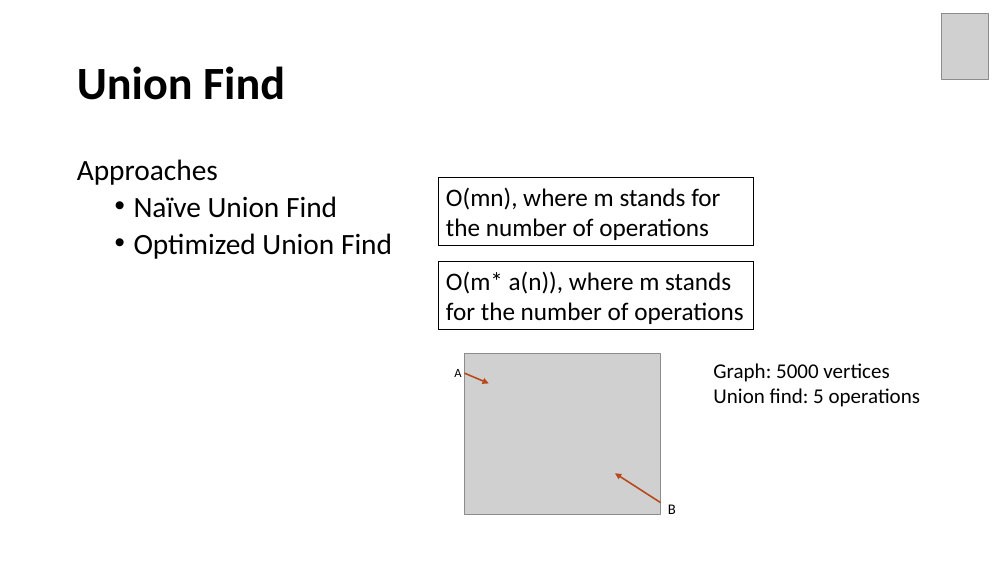
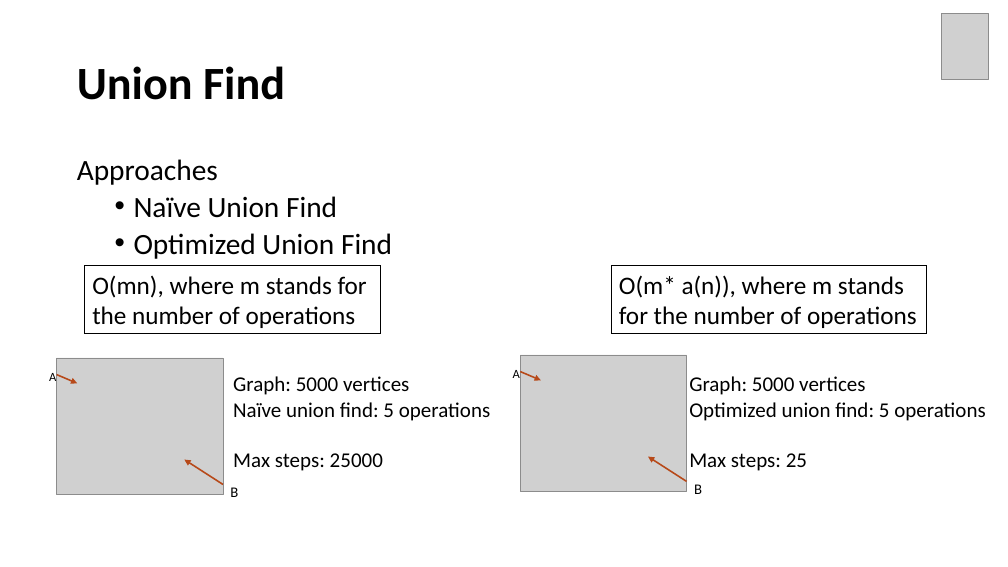
Before and after one commit to Neo-Hao/union-find, a slide deck: slide 74 of slides.pptx (slide 78 before the commit). Drawn at 1008x567 pixels with LibreOffice and Linux fonts; fonts in the diff are those of the drawing; grey boxes stand for pictures. Boxes give left, top, right and bottom in pixels: in the first picture for what was removed or moved away, otherwise in the second. Text is boxed around its words. In the diff, an @@ line names an element or a change of style, - is before the commit and + after.

```diff
--- a/slides.pptx
+++ b/slides.pptx
@@ rectangle "O(mn), where m stands for ...": place and size @@
-rectangle "O(mn), where m stands for ..." at (439,177,754,246)
+rectangle "O(mn), where m stands for ..." at (85,265,380,334)
@@ rectangle "O(m* a(n)), where m stands ...": place and size @@
-rectangle "O(m* a(n)), where m stands ..." at (439,262,754,330)
+rectangle "O(m* a(n)), where m stands ..." at (612,265,927,334)
@@ picture: place and size @@
-picture at (464,354,660,515)
+picture at (520,355,687,492)
@@ text added at (233,376,490,471), 20 pt, text #000000 @@
+Graph: 5000 vertices
+Naïve union find: 5 operations
+Max steps: 25000
@@ text "A": place and size @@
-text "A" at (454,369,461,377)
+text "A" at (513,370,520,378)
@@ arrow moved from (464, 374) - (489, 383) to (520, 372) - (541, 380) @@
@@ text "Graph: 5000 vertices": place and size @@
-text "Graph: 5000 vertices" at (713,363,920,407)
+text "Graph: 5000 vertices" at (689,376,985,471)
@@ text at (689,402,985,471): text changed @@
-Union find: 5 operations
+Optimized union find: 5 operations
+Max steps: 25
@@ group added at (49,358,238,497): 2 texts, 2 arrows, 1 picture @@
+A
+B
@@ arrow moved from (661, 503) - (616, 473) to (687, 482) - (648, 457) @@
@@ text "B": place and size @@
-text "B" at (668,504,676,514)
+text "B" at (694,484,702,494)
```
Also in this commit, not shown: 9 other slides changed, 2 slides added, 6 slides removed, 7 other files.
